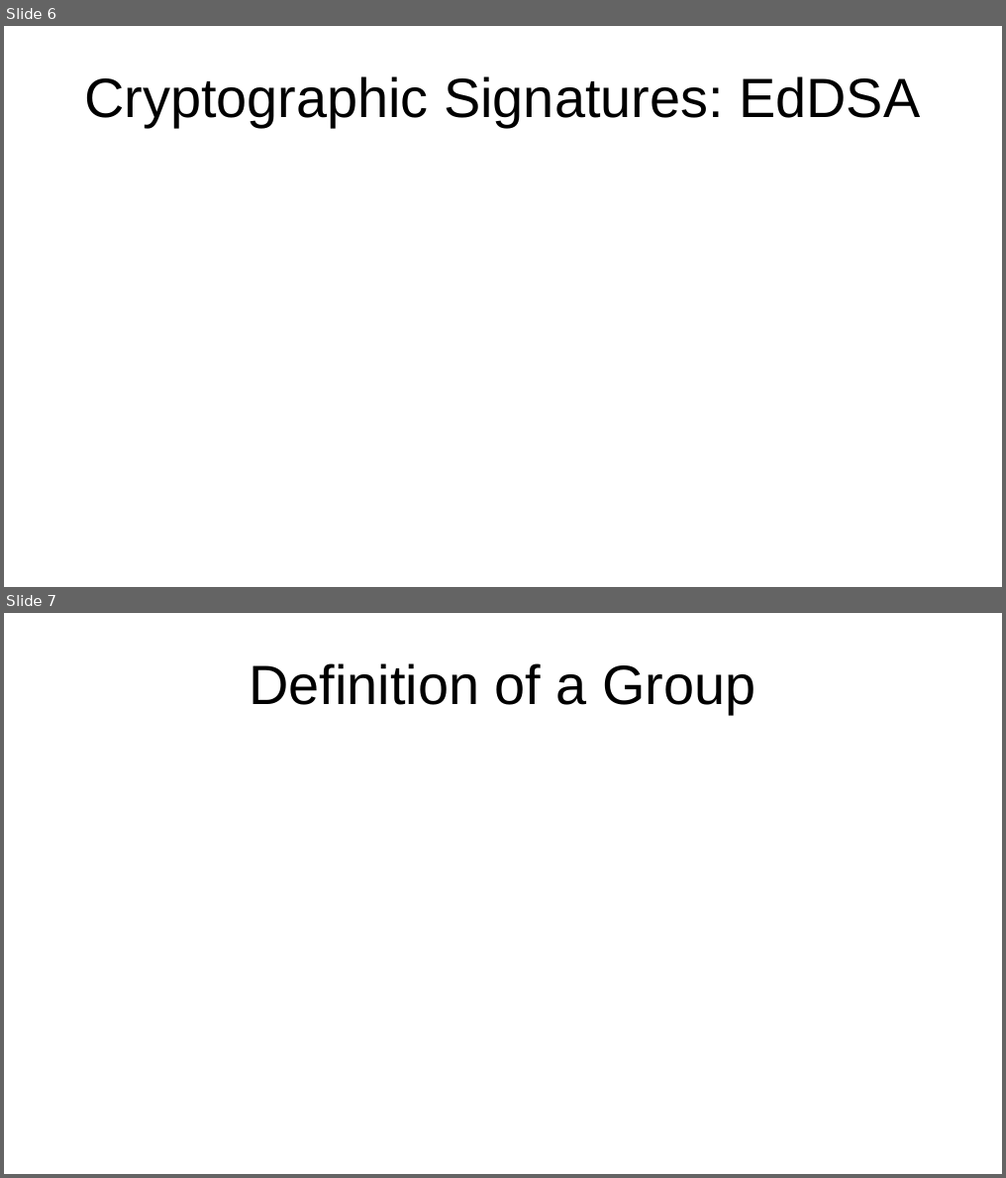
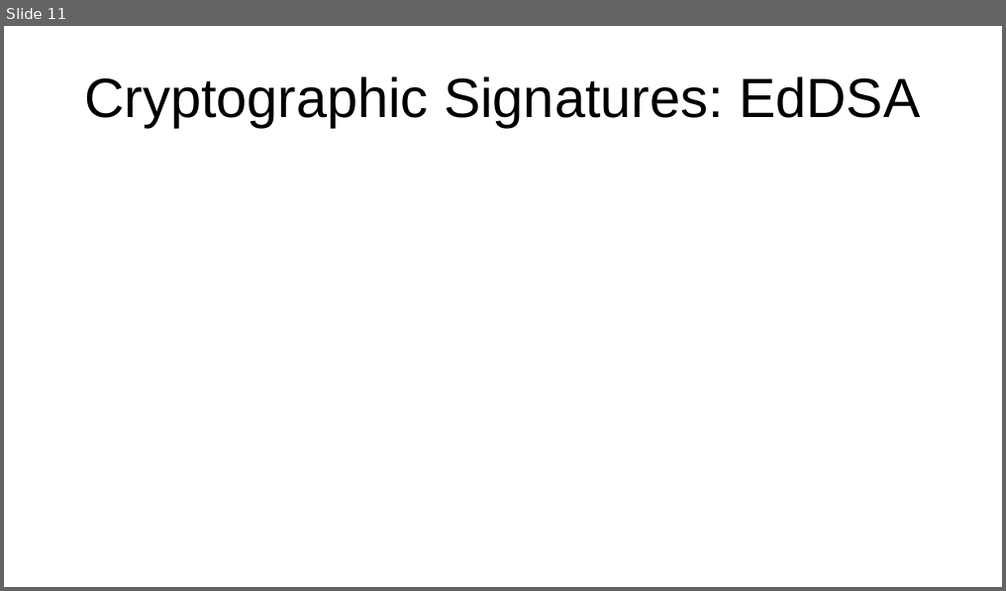
Before and after one commit to bshambaugh/Explorations-of-Category-Theory-for-Self-Sovereign-Identity, a slide deck: resources/IIW35_fA2022_cat_theory_for_SSI.odp. Shown one above the other, each under a label of ours: slides 6 and 7 before the commit, slide 11 after it. The pictures are 1006x1178 and 1006x591 pixels, drawn with LibreOffice and Linux fonts; fonts in the diff are those of the drawing. Boxes give left, top, right and bottom in pixels: in the first picture for what was removed or moved away, otherwise in the second. Text is boxed around its words. In the diff, an @@ line names an element or a change of style, - is before the commit and + after.

```diff
--- a/resources/IIW35_fA2022_cat_theory_for_SSI.odp
+++ b/resources/IIW35_fA2022_cat_theory_for_SSI.odp
@@ slide 7 removed at (4, 613, 1002, 1174), background #FFFFFF @@
@@ title removed at (249, 663, 755, 714) @@
-Definition of a Group
@@ what was slide 6 is now slide 11 @@
```
Also in this commit, not shown: 5 slides changed, 10 slides added, 2 other slides removed, 1 other file.
